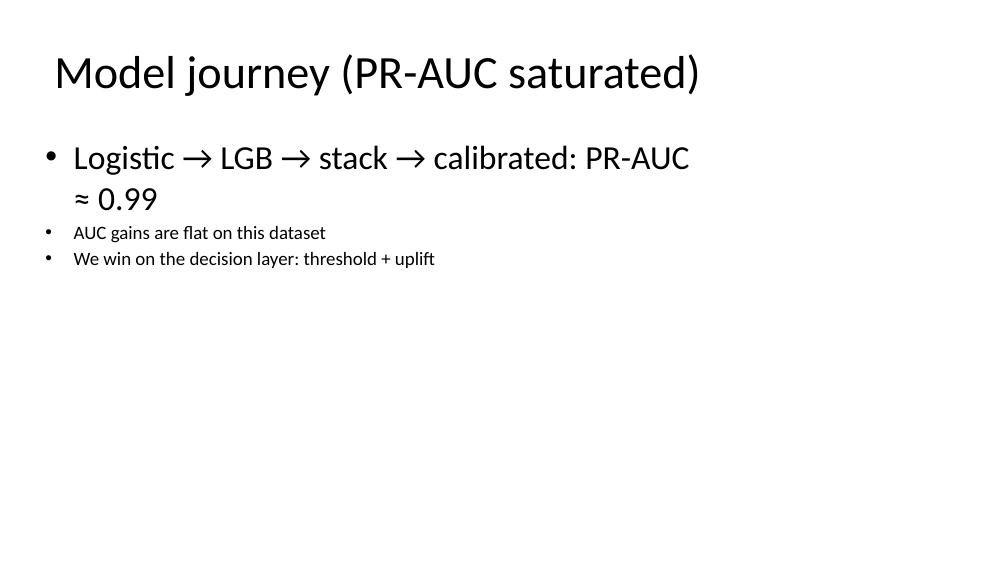
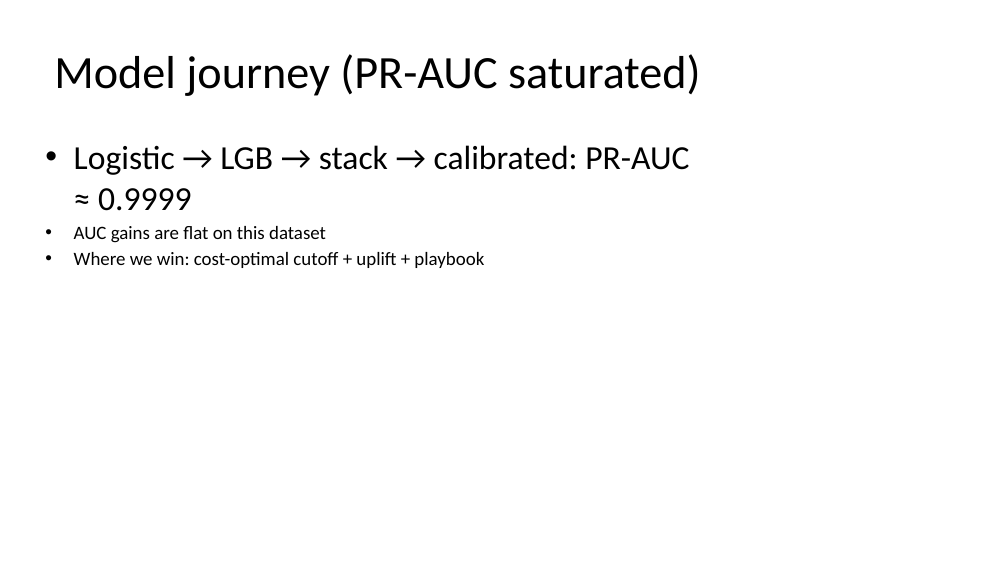
Before and after one commit to Stormynubee/retainiq-churnzero-26, a slide deck: slide 6 of deck/ChurnZero_RetainIQ_Presentation.pptx. Drawn at 1008x567 pixels with LibreOffice and Linux fonts; fonts in the diff are those of the drawing. Boxes give left, top, right and bottom in pixels: in the first picture for what was removed or moved away, otherwise in the second. Text is boxed around its words. In the diff, an @@ line names an element or a change of style, - is before the commit and + after.

Commit message:
refine: sync deck metrics, humanize copy, and metrics-driven PPTX
Add deck_metrics loader and doc drift tests. Sync JUDGE_QA/PLAYBOOK to t=0.002 and 6/90 uplift. Humanize slides, fix slide-11 picker (customer 140348), wire build_deck_pptx to artifacts.

```diff
--- a/deck/ChurnZero_RetainIQ_Presentation.pptx
+++ b/deck/ChurnZero_RetainIQ_Presentation.pptx
@@ text at <box>74,145,689,211</box>: text changed @@
-• Logistic → LGB → stack → calibrated: PR-AUC ≈ 0.99
+• Logistic → LGB → stack → calibrated: PR-AUC ≈ 0.9999
@@ text at <box>74,252,484,268</box>: text changed @@
-• We win on the decision layer: threshold + uplift
+• Where we win: cost-optimal cutoff + uplift + playbook
```
Also in this commit, not shown: 2 other slides changed, 15 other files.
